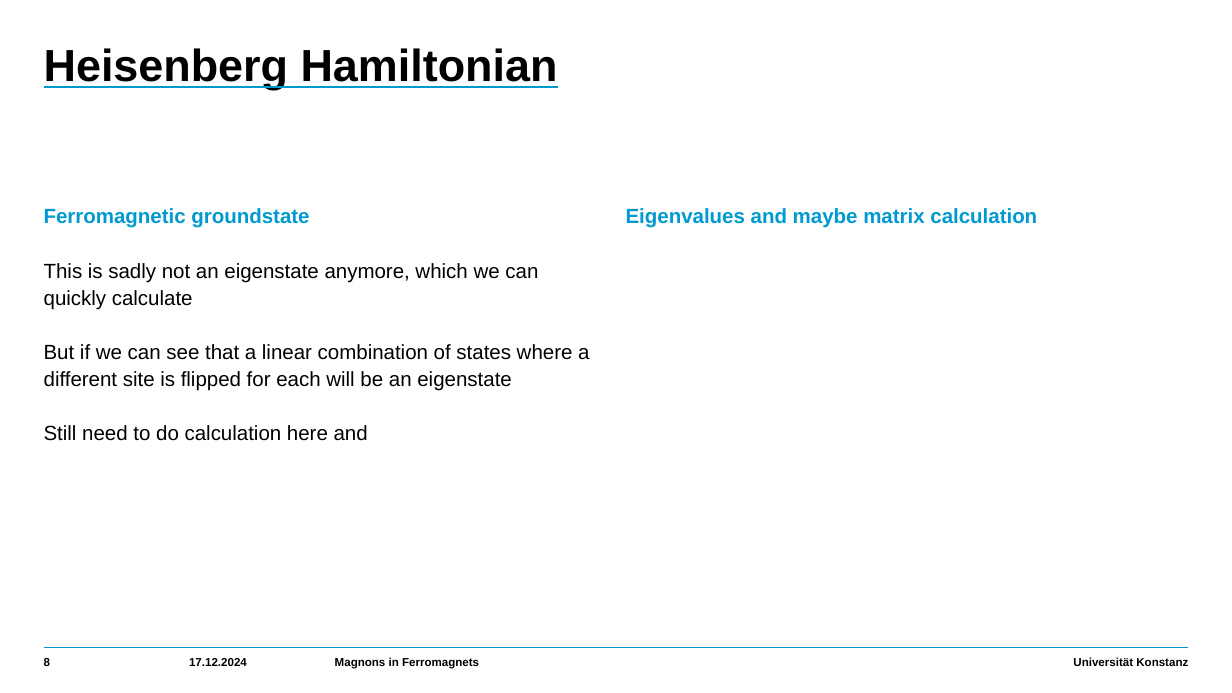
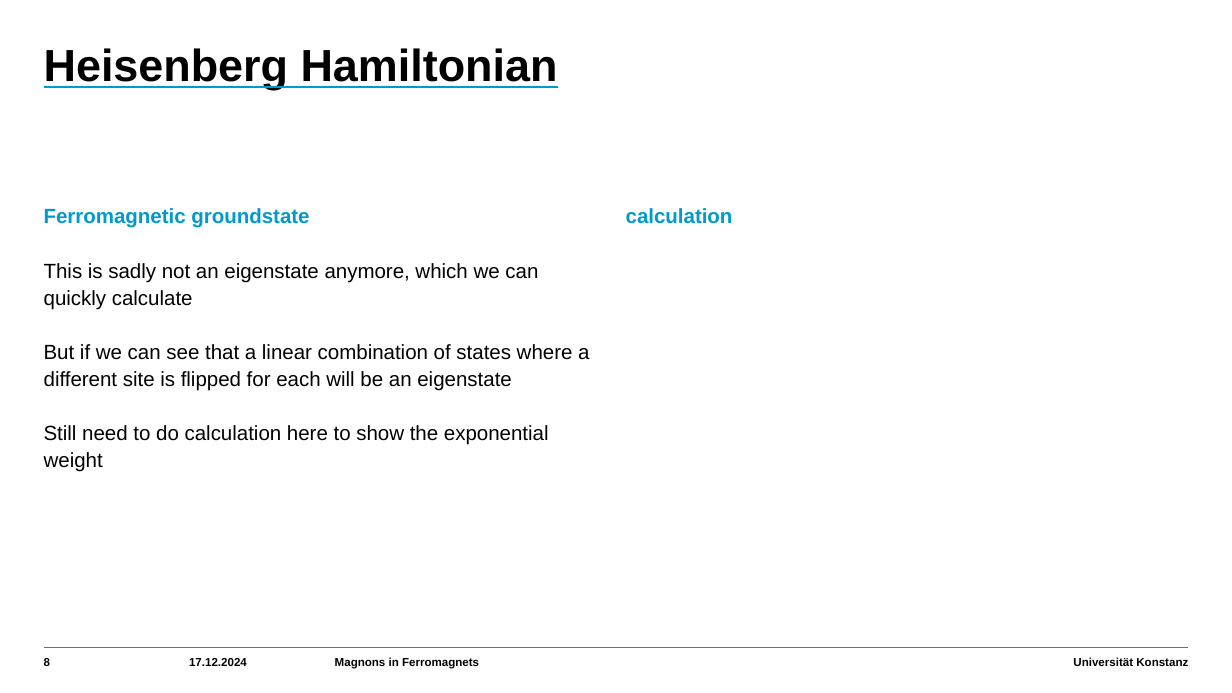
Before and after one commit to HolykingJulex/SeminarSaM, a slide deck: slide 8 of Vortrag.pptx. Drawn at 1232x693 pixels with LibreOffice and Linux fonts; fonts in the diff are those of the drawing. Boxes give left, top, right and bottom in pixels: in the first picture for what was removed or moved away, otherwise in the second. Text is boxed around its words. In the diff, an @@ line names an element or a change of style, - is before the commit and + after.

```diff
--- a/Vortrag.pptx
+++ b/Vortrag.pptx
@@ text at (x1=626, y1=208, x2=733, y2=224): text changed @@
-Eigenvalues and maybe matrix calculation
+calculation
@@ text at (x1=44, y1=425, x2=549, y2=472): text changed @@
-  Still need to do calculation here and
+  Still need to do calculation here to show the exponential weight
```
Also in this commit, not shown: 12 other slides changed, 1 slide added.
